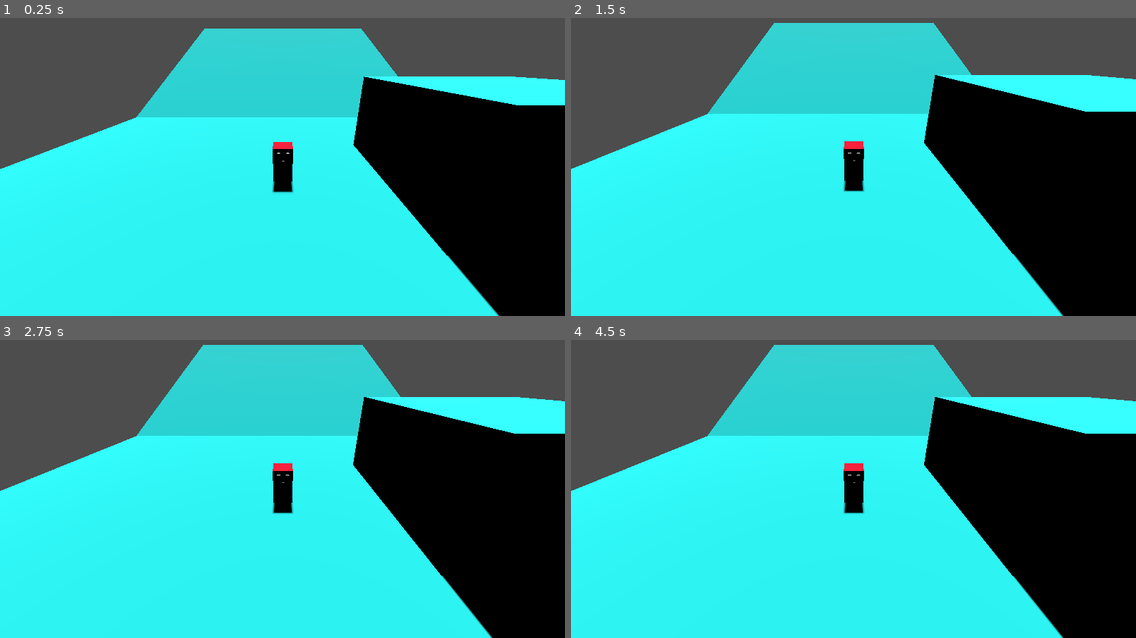
Above: before the commit, frames 1-4 (two rows, left to right).
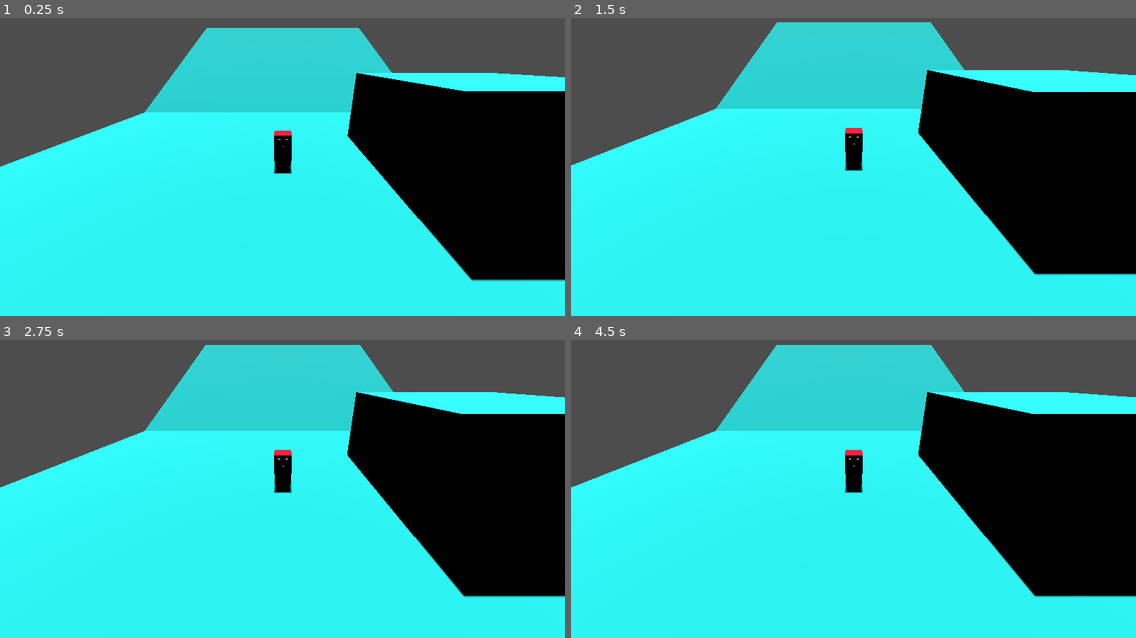
Above: after the commit, the same moments.

Repository: PbmnLuv/PbmnLuv-s-3D-Platformer-Essentials-for-Godot-4.x
Game: Godot game, scene res://Sample/Sample1.tscn
Two runs of this game, one before a commit and one after it. Both use one fixed random seed, a clock stepped at 60 frames per second and the inputs below.
Inputs:
- Up to frame 1 (0.25 s): no input
- Up to frame 2 (1.5 s): tap Enter at 1.25 s
- Up to frame 3 (2.75 s): tap R (Reset) at 2 s
- Up to frame 4 (4.5 s): tap R (Reset) at 3.5 s

The runs differ from the first frame. In frame 1, 5.2% of the frame differs, in the area x 0-100%, y 3-100%; in frame 2, 6.5%, in the area x 0-100%, y 1-100%; in frame 3, 6.4%; in frame 4, 6.4%.
Error before the commit: Invalid access to property or key 'default_radius' on a base object of type 'Nil'. (res://Scripts/cam_target.gd:22)

Commit message:
added a missing reference in the Sample1 scene

Diff:
--- a/3DPlatformerEssentials/Sample/Sample1.tscn
+++ b/3DPlatformerEssentials/Sample/Sample1.tscn
@@ -60,8 +60,9 @@
 
 [node name="TargetParent" type="Node" parent="Player"]
 
-[node name="CamTarget" type="Node3D" parent="Player/TargetParent"]
+[node name="CamTarget" type="Node3D" parent="Player/TargetParent" node_paths=PackedStringArray("Camera")]
 script = ExtResource("2_t7m1j")
+Camera = NodePath("../../../Camera")
 
 [node name="Camera" parent="." node_paths=PackedStringArray("PlayerNode", "TargetNode") instance=ExtResource("3_086kv")]
 transform = Transform3D(1, 0, 0, 0, 0.977075, 0.212894, 0, -0.212894, 0.977075, 0, 2.5, 5.655)
--- a/3DPlatformerEssentials/Scripts/Player.gd
+++ b/3DPlatformerEssentials/Scripts/Player.gd
@@ -18,7 +18,6 @@
 @export var jump_impulse: float = 28.0
 
 enum CoyoteTimeModes {
-
 	ZERO,
 	TIMING,
 	INFINITE,
